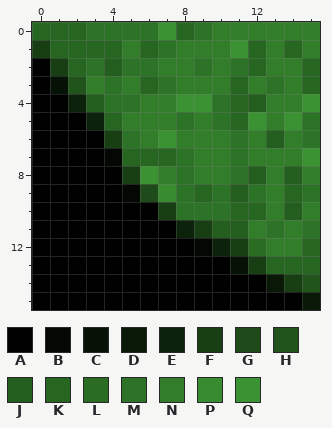
Pixel-art sprite -- data/stage_grass_bl.png. Above is the file before it was changed.
The file is 16x16 pixels. Colours within 5 levels of each other are drawn and written as one.
Palette (. is transparent): A #000000  B #030802  C #071206  D #091807  E #0d220b  F #183e14  G #1e4b19  H #21541b  J #245e1e  K #276621  L #2b6c23  M #2c7226fe  N #317d2a  P #388b2f  Q #3b9232
Pixels before, first column x 0:
 0 KKKMMMMQKMNNNNNN
 1 FKKKKNKMNNNQKNKN
 2 AFKMJMMNNMNMKNNK
 3 ACHNMNKMNNNKNMNK
 4 AAEJMMNNQQMKJNNQ
 5 AAAEKNNNMNMKQNQM
 6 AAAAFMNQNNNMNJNM
 7 AAAABKKKMNNMNNNQ
 8 AAAAAFQNMNNMJNJN
 9 AAAAABGPMKMJMNKM
10 AAAAAAAFMMMKKNJN
11 AAAAAAAAEFJJNMNM
12 AAAAAAAAABEFLNNK
13 AAAAAAAAAAACFKKK
14 AAAAAAAAAAAAADFH
15 AAAAAAAAAAAAAAAD
After:
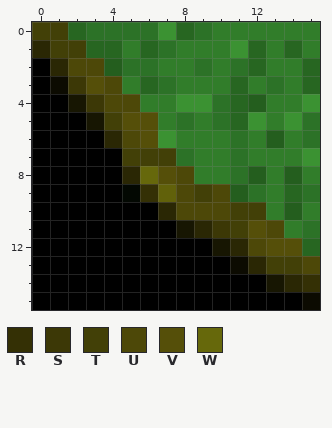
Colours new in this view: R #343005  S #3c3806  T #424007  U #4d4808  V #554f09  W #66680b
From old to new:
colour C: #071206 -> #0c0b01
colour E: #0d220b -> #171602
colour F: #183e14 -> #2a2704
colour P: #388b2f -> #61610a
Changed rows in their new state; - is a pixel that keeps its letter.
first column x 0:
 0 TT--------------
 1 -TT-------------
 2 --UU------------
 3 --SVU-----------
 4 ---SUU----------
 5 ----TVV---------
 6 -----UV---------
 7 ----ATTT--------
 8 ------WVU-------
 9 ------R-UTU-----
10 --------UUUTT---
11 ----------STVU--
12 ---------A--UVV-
13 -------------TTU
14 -------------E-R
15 ---------------C
Where, in picture pixels (left, top, right, bottom), the same in both pictures:
changed: (32, 22, 320, 310)
